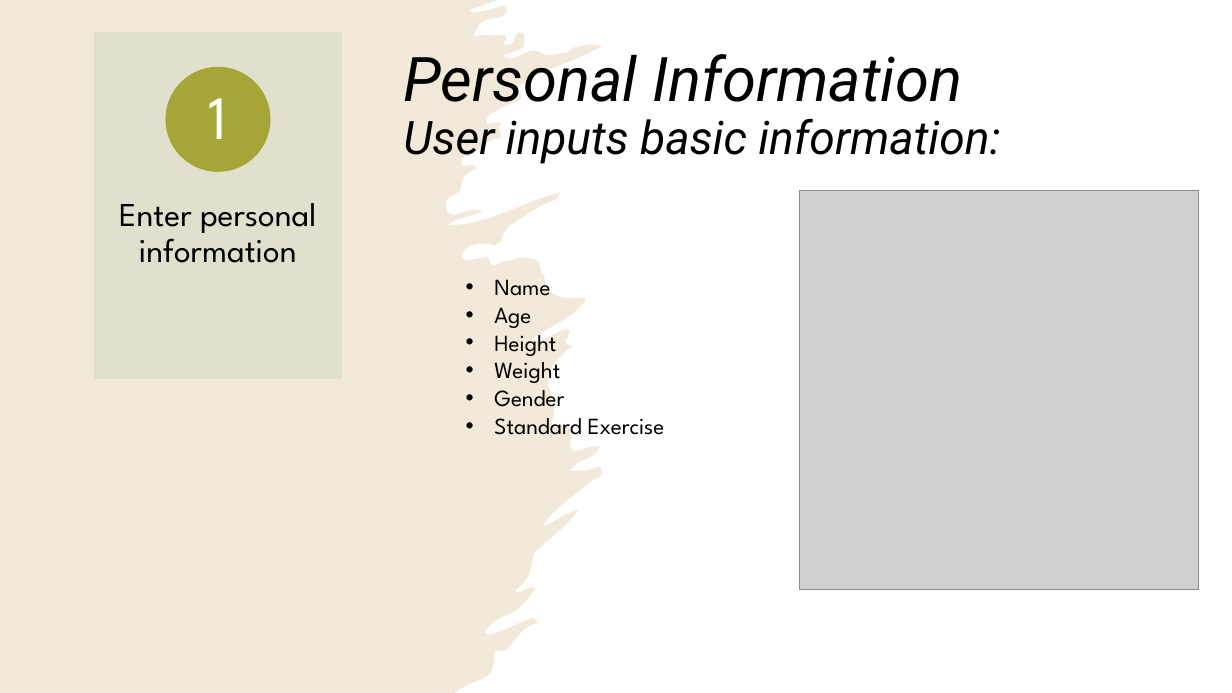
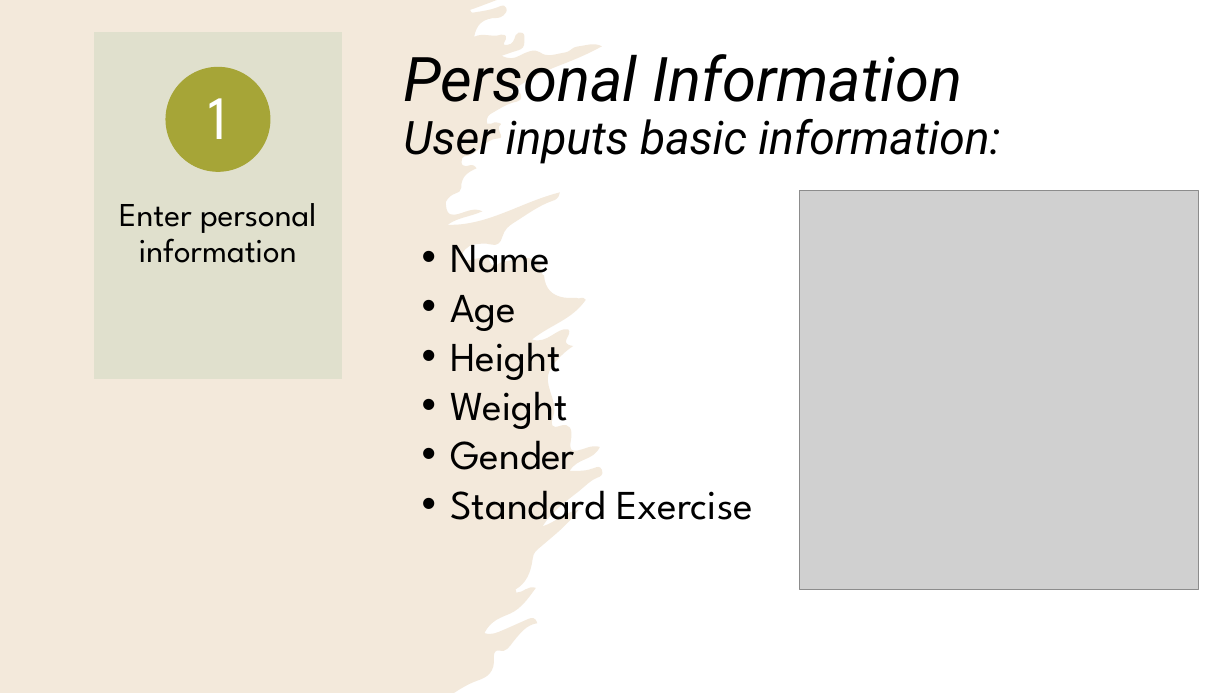
Before and after one commit to alizapeikes/CalorieCounter, a slide deck: slide 4 of About Calorie Counter.pptx. Drawn at 1232x693 pixels with LibreOffice and Linux fonts; fonts in the diff are those of the drawing; grey boxes stand for pictures. Boxes give left, top, right and bottom in pixels: in the first picture for what was removed or moved away, otherwise in the second. Text is boxed around its words. In the diff, an @@ line names an element or a change of style, - is before the commit and + after.

```diff
--- a/About Calorie Counter.pptx
+++ b/About Calorie Counter.pptx
@@ text "Name" moved from (x1=494, y1=279, x2=665, y2=435) to (x1=450, y1=245, x2=753, y2=520) @@
@@ text "Name" at (x1=450, y1=245, x2=753, y2=520): size 18 to 32 pt @@
```
Also in this commit, not shown: 9 other slides changed.
